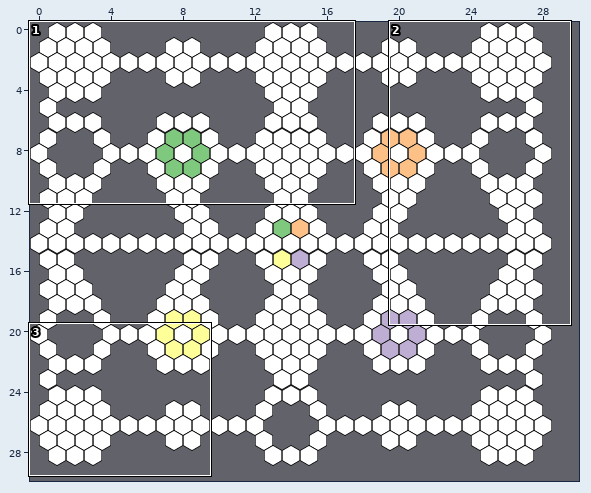
A Tiled map gets an edit: maps/editor/big4.tmx. Above: a wide view before the commit, with the close-up outlined.
Close-up. Before:
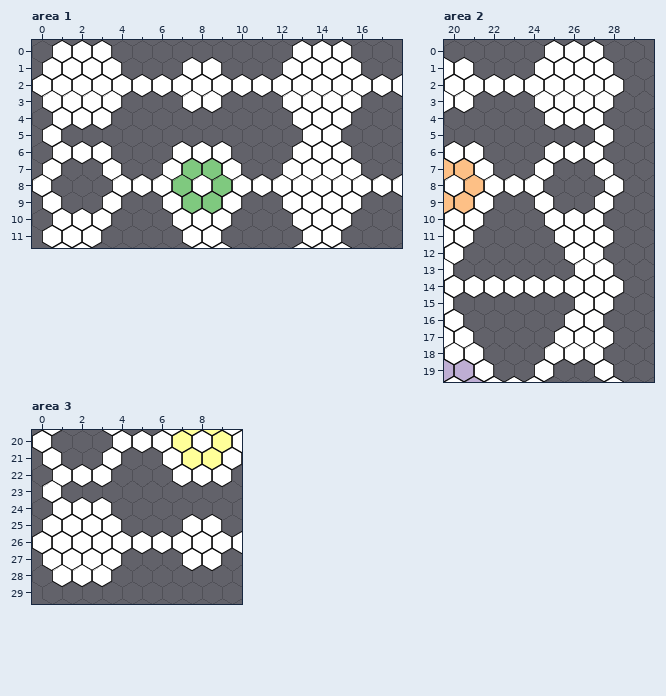
Cells are 100x115 px. Hexagonal. Every second row is shifted by half a cell. Shown: area 1 x 0..17, y 0..11; area 2 x 20..29, y 0..19; area 3 x 0..9, y 20..29. The commit also changed other parts of the map, which this record leaves out.
After:
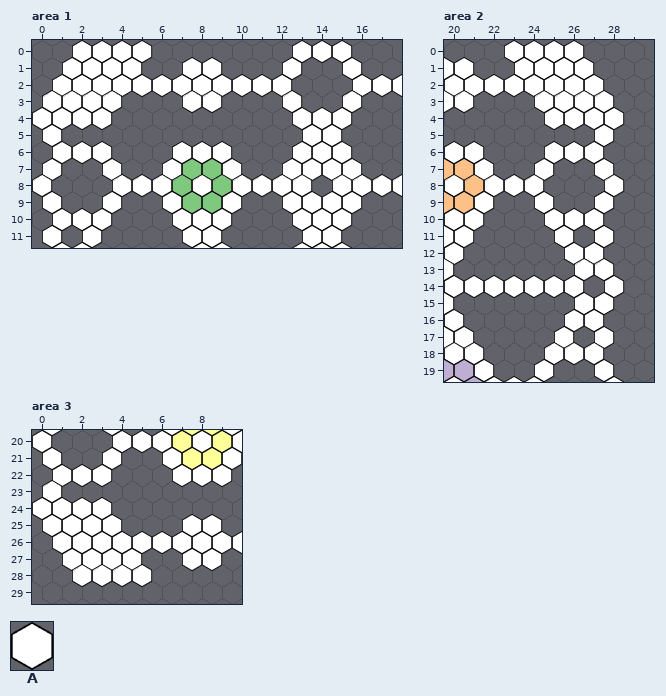
Key: from "tileset": A 0.
_ is an empty cell.
Difference:
{"where": "layer \"Tile Layer 1\", area 1"}
{"y":0,"x":1,"old":"A","new":"_"}
{"y":0,"x":4,"old":"__","new":"AA"}
{"y":1,"x":0,"old":"A","new":"_"}
{"y":1,"x":4,"old":"_","new":"A"}
{"y":1,"x":13,"old":"AA","new":"__"}
{"y":2,"x":0,"old":"A","new":"_"}
{"y":2,"x":13,"old":"AAA","new":"___"}
{"y":3,"x":13,"old":"AA","new":"__"}
{"y":4,"x":0,"old":"_","new":"A"}
{"y":8,"x":14,"old":"A","new":"_"}
{"y":11,"x":1,"old":"A","new":"_"}
{"where": "layer \"Tile Layer 1\", area 2"}
{"y":0,"x":23,"old":"__","new":"AA"}
{"y":0,"x":27,"old":"A","new":"_"}
{"y":1,"x":23,"old":"_","new":"A"}
{"y":1,"x":27,"old":"A","new":"_"}
{"y":2,"x":28,"old":"A","new":"_"}
{"y":4,"x":28,"old":"_","new":"A"}
{"y":11,"x":26,"old":"A","new":"_"}
{"y":14,"x":27,"old":"A","new":"_"}
{"y":17,"x":26,"old":"A","new":"_"}
{"where": "layer \"Tile Layer 1\", area 3"}
{"y":24,"x":0,"old":"_","new":"A"}
{"y":26,"x":0,"old":"A","new":"_"}
{"y":27,"x":0,"old":"A","new":"_"}
{"y":27,"x":4,"old":"_","new":"A"}
{"y":28,"x":1,"old":"A","new":"_"}
{"y":28,"x":4,"old":"__","new":"AA"}
